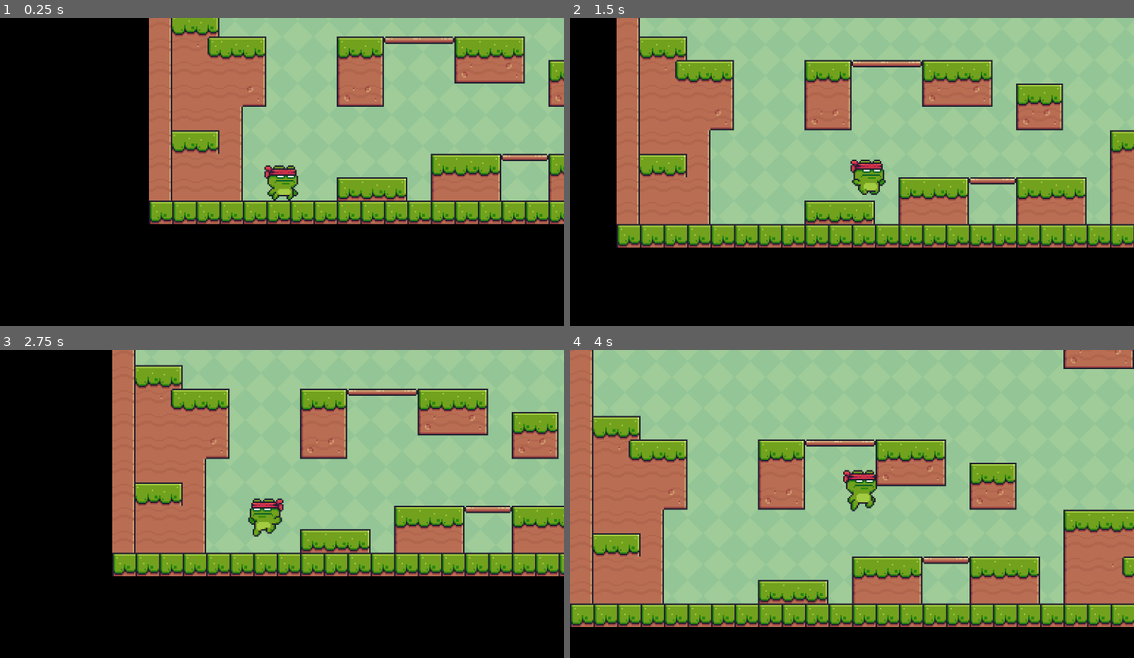
Above: before the commit, frames 1-4 (two rows, left to right).
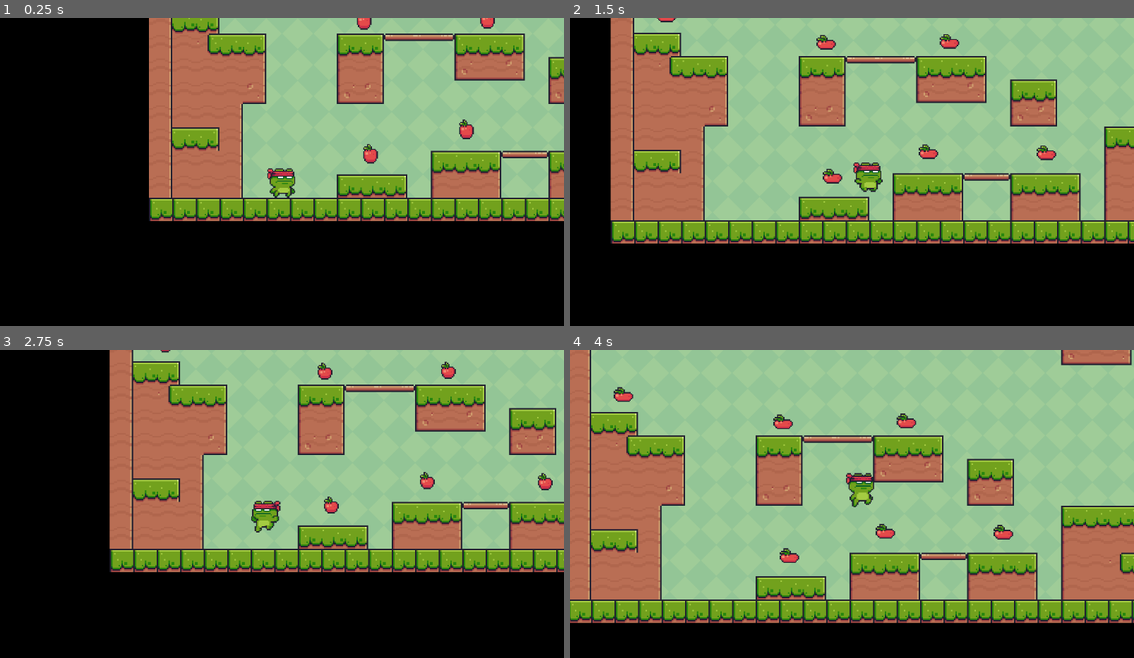
Above: after the commit, the same moments.

Repository: batako/Frog-Runner-on-Godot
Game: Godot game, scene res://main.tscn
Same seed, same stepped clock (60 frames per second), same inputs: the game is played once before the commit and once after it.
Inputs:
- Up to frame 1 (0.25 s): no input
- Up to frame 2 (1.5 s): tap Enter (ui_accept) at 0.5, 0.77 s; hold Right (ui_right) from 0.53 s (still down)
- Up to frame 3 (2.75 s): tap Enter (ui_accept) at 1.52 s; release Right (ui_right) at 2.03 s; hold Left (ui_left) from 2.03 s (still down)
- Up to frame 4 (4 s): release Left (ui_left) at 2.78 s; hold Right (ui_right) from 2.78 s (still down); tap Enter (ui_accept) at 3.02, 3.77 s

The runs differ from the first frame. In frame 1, 9.2% of the frame differs, in the area x 26-100%, y 0-68%; in frame 2, 19%, in the area x 7-100%, y 0-75%; in frame 3, 15%; in frame 4, 18%.

Commit message:
マップにリンゴを設置

Diff:
--- a/main.tscn
+++ b/main.tscn
@@ -1,8 +1,9 @@
-[gd_scene load_steps=6 format=3 uid="uid://uwcbck7v8xud"]
+[gd_scene load_steps=7 format=3 uid="uid://uwcbck7v8xud"]
 
 [ext_resource type="Texture2D" uid="uid://dfx003jau2kmp" path="res://assets/images/background/green.png" id="1_ou3ko"]
 [ext_resource type="Texture2D" uid="uid://b5x2ovo8pn1ri" path="res://assets/images/terrain/terrain.png" id="2_gsixr"]
 [ext_resource type="PackedScene" uid="uid://64ilm2o3pp43" path="res://scenes/actors/ninja_frog/ninja_frog.tscn" id="3_vl1jc"]
+[ext_resource type="PackedScene" uid="uid://b426gumqirii0" path="res://scenes/items/fruits/apple.tscn" id="4_2ih2l"]
 
 [sub_resource type="TileSetAtlasSource" id="TileSetAtlasSource_rvkn0"]
 texture = ExtResource("2_gsixr")
@@ -610,8 +611,27 @@
 
 [node name="NinjaFrog" parent="." instance=ExtResource("3_vl1jc")]
 position = Vector2(224, 560)
-scale = Vector2(3, 3)
 
 [node name="Camera2D" type="Camera2D" parent="NinjaFrog"]
 position_smoothing_enabled = true
 position_smoothing_speed = 10.0
+
+[node name="Items" type="Node" parent="."]
+
+[node name="Apple1" parent="Items" instance=ExtResource("4_2ih2l")]
+position = Vector2(405, 539)
+
+[node name="Apple2" parent="Items" instance=ExtResource("4_2ih2l")]
+position = Vector2(601, 489)
+
+[node name="Apple3" parent="Items" instance=ExtResource("4_2ih2l")]
+position = Vector2(842, 491)
+
+[node name="Apple4" parent="Items" instance=ExtResource("4_2ih2l")]
+position = Vector2(644, 263)
+
+[node name="Apple5" parent="Items" instance=ExtResource("4_2ih2l")]
+position = Vector2(392, 265)
+
+[node name="Apple6" parent="Items" instance=ExtResource("4_2ih2l")]
+position = Vector2(66, 209)
--- a/scenes/actors/ninja_frog/ninja_frog.tscn
+++ b/scenes/actors/ninja_frog/ninja_frog.tscn
@@ -263,6 +263,7 @@
 size = Vector2(20, 26)
 
 [node name="NinjaFrog" type="CharacterBody2D"]
+scale = Vector2(2.5, 2.5)
 script = ExtResource("1_7gg0o")
 
 [node name="AnimatedSprite2D" type="AnimatedSprite2D" parent="."]
--- /dev/null
+++ b/scenes/items/fruits/apple.tscn
@@ -0,0 +1,145 @@
+[gd_scene load_steps=21 format=3 uid="uid://b426gumqirii0"]
+
+[ext_resource type="Texture2D" uid="uid://b38uvrgy3eonn" path="res://assets/images/items/fruits/apple.png" id="1_6jf0g"]
+
+[sub_resource type="AtlasTexture" id="AtlasTexture_66b6o"]
+atlas = ExtResource("1_6jf0g")
+region = Rect2(0, 0, 32, 32)
+
+[sub_resource type="AtlasTexture" id="AtlasTexture_jyar2"]
+atlas = ExtResource("1_6jf0g")
+region = Rect2(32, 0, 32, 32)
+
+[sub_resource type="AtlasTexture" id="AtlasTexture_6yerq"]
+atlas = ExtResource("1_6jf0g")
+region = Rect2(64, 0, 32, 32)
+
+[sub_resource type="AtlasTexture" id="AtlasTexture_cpme2"]
+atlas = ExtResource("1_6jf0g")
+region = Rect2(96, 0, 32, 32)
+
+[sub_resource type="AtlasTexture" id="AtlasTexture_cxj8b"]
+atlas = ExtResource("1_6jf0g")
+region = Rect2(128, 0, 32, 32)
+
+[sub_resource type="AtlasTexture" id="AtlasTexture_26inw"]
+atlas = ExtResource("1_6jf0g")
+region = Rect2(160, 0, 32, 32)
+
+[sub_resource type="AtlasTexture" id="AtlasTexture_uctwn"]
+atlas = ExtResource("1_6jf0g")
+region = Rect2(192, 0, 32, 32)
+
+[sub_resource type="AtlasTexture" id="AtlasTexture_gmq8g"]
+atlas = ExtResource("1_6jf0g")
+region = Rect2(224, 0, 32, 32)
+
+[sub_resource type="AtlasTexture" id="AtlasTexture_7dcjy"]
+atlas = ExtResource("1_6jf0g")
+region = Rect2(256, 0, 32, 32)
+
+[sub_resource type="AtlasTexture" id="AtlasTexture_bu8ju"]
+atlas = ExtResource("1_6jf0g")
+region = Rect2(288, 0, 32, 32)
+
+[sub_resource type="AtlasTexture" id="AtlasTexture_u524b"]
+atlas = ExtResource("1_6jf0g")
+region = Rect2(320, 0, 32, 32)
+
+[sub_resource type="AtlasTexture" id="AtlasTexture_0cfua"]
+atlas = ExtResource("1_6jf0g")
+region = Rect2(352, 0, 32, 32)
+
+[sub_resource type="AtlasTexture" id="AtlasTexture_nrax7"]
+atlas = ExtResource("1_6jf0g")
+region = Rect2(384, 0, 32, 32)
+
+[sub_resource type="AtlasTexture" id="AtlasTexture_0x0fd"]
+atlas = ExtResource("1_6jf0g")
+region = Rect2(416, 0, 32, 32)
+
+[sub_resource type="AtlasTexture" id="AtlasTexture_g7qco"]
+atlas = ExtResource("1_6jf0g")
+region = Rect2(448, 0, 32, 32)
+
+[sub_resource type="AtlasTexture" id="AtlasTexture_hp5lu"]
+atlas = ExtResource("1_6jf0g")
+region = Rect2(480, 0, 32, 32)
+
+[sub_resource type="AtlasTexture" id="AtlasTexture_1cf3i"]
+atlas = ExtResource("1_6jf0g")
+region = Rect2(512, 0, 32, 32)
+
+[sub_resource type="SpriteFrames" id="SpriteFrames_y8orf"]
+animations = [{
+"frames": [{
+"duration": 1.0,
+"texture": SubResource("AtlasTexture_66b6o")
+}, {
+"duration": 1.0,
+"texture": SubResource("AtlasTexture_jyar2")
+}, {
+"duration": 1.0,
+"texture": SubResource("AtlasTexture_6yerq")
+}, {
+"duration": 1.0,
+"texture": SubResource("AtlasTexture_cpme2")
+}, {
+"duration": 1.0,
+"texture": SubResource("AtlasTexture_cxj8b")
+}, {
+"duration": 1.0,
+"texture": SubResource("AtlasTexture_26inw")
+}, {
+"duration": 1.0,
+"texture": SubResource("AtlasTexture_uctwn")
+}, {
+"duration": 1.0,
+"texture": SubResource("AtlasTexture_gmq8g")
+}, {
+"duration": 1.0,
+"texture": SubResource("AtlasTexture_7dcjy")
+}, {
+"duration": 1.0,
+"texture": SubResource("AtlasTexture_bu8ju")
+}, {
+"duration": 1.0,
+"texture": SubResource("AtlasTexture_u524b")
+}, {
+"duration": 1.0,
+"texture": SubResource("AtlasTexture_0cfua")
+}, {
+"duration": 1.0,
+"texture": SubResource("AtlasTexture_nrax7")
+}, {
+"duration": 1.0,
+"texture": SubResource("AtlasTexture_0x0fd")
+}, {
+"duration": 1.0,
+"texture": SubResource("AtlasTexture_g7qco")
+}, {
+"duration": 1.0,
+"texture": SubResource("AtlasTexture_hp5lu")
+}, {
+"duration": 1.0,
+"texture": SubResource("AtlasTexture_1cf3i")
+}],
+"loop": true,
+"name": &"default",
+"speed": 20.0
+}]
+
+[sub_resource type="CircleShape2D" id="CircleShape2D_5ssp5"]
+radius = 11.0
+
+[node name="Apple" type="Area2D"]
+scale = Vector2(2.5, 2.5)
+
+[node name="Sprite" type="AnimatedSprite2D" parent="."]
+texture_filter = 1
+sprite_frames = SubResource("SpriteFrames_y8orf")
+autoplay = "default"
+frame_progress = 0.656919
+
+[node name="CollisionShape2D" type="CollisionShape2D" parent="."]
+shape = SubResource("CircleShape2D_5ssp5")
Binary file added: assets/images/items/fruits/apple.png
Not shown, added: assets/images/items/fruits/apple.png.import
